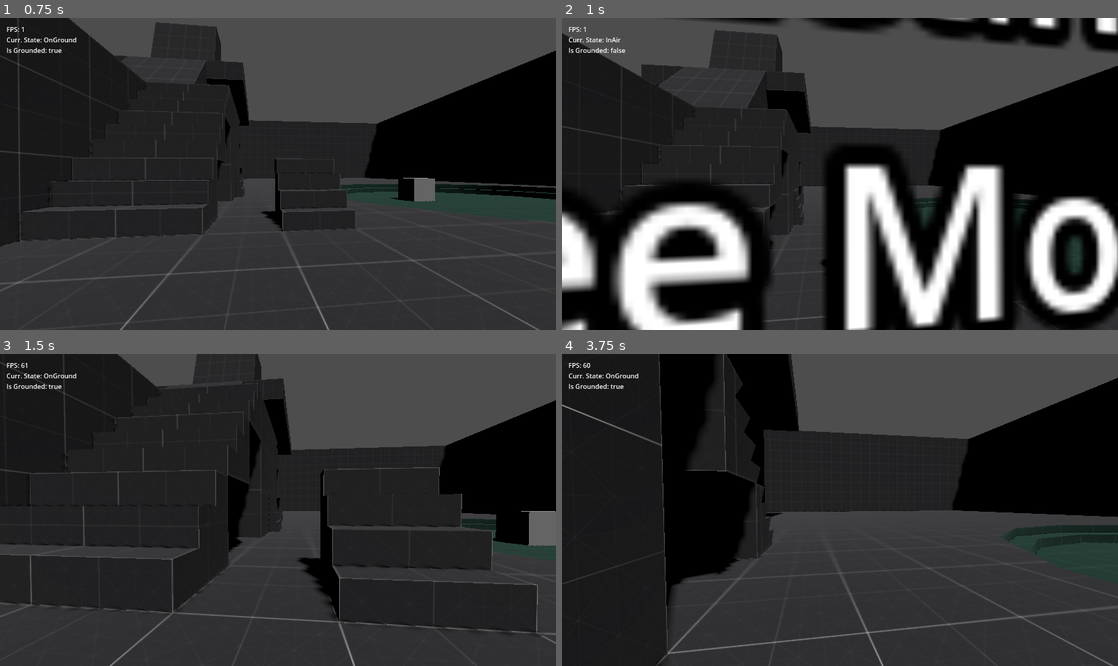
Above: before the commit, frames 1-4 (two rows, left to right).
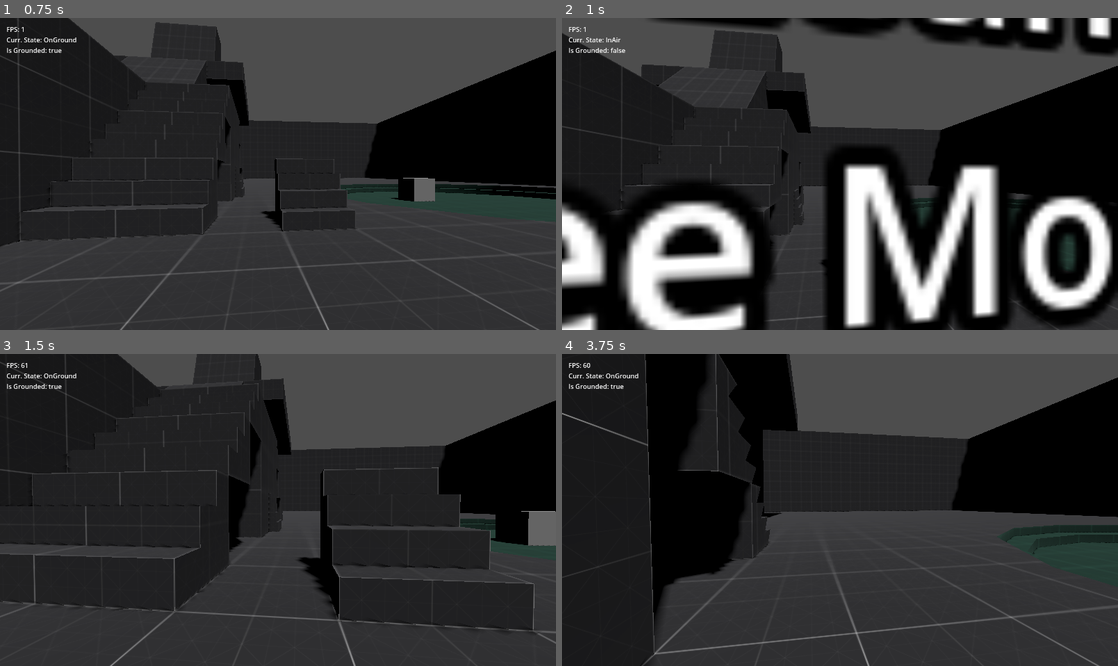
Above: after the commit, the same moments.

Repository: newengland-neighbor/data-driven-fp-controller
Game: Godot game, scene res://environments/prototyping_room/prototyping_room.tscn
Two runs of this game, one before a commit and one after it. Both use one fixed random seed, a clock stepped at 60 frames per second and the inputs below.
Inputs (mouse positions are in pixels of both pictures, inside the frame that each line leads up to):
- Up to frame 1 (0.75 s): tap Enter at 0.5 s; move the mouse to (305, 174) at 0.52 s; hold W (move_forward) from 0.53 s (still down); hold C (crouch) from 0.53 s (still down)
- Up to frame 2 (1 s): keep holding W (move_forward); keep holding C (crouch); tap Space (jump) at 0.77 s
- Up to frame 3 (1.5 s): keep holding W (move_forward); move the mouse to (250, 510) at 1.27 s; release C (crouch) at 1.28 s; tap Shift (sprint) at 1.35 s
- Up to frame 4 (3.75 s): keep holding W (move_forward); tap Space (jump) at 1.52, 3.02 s; move the mouse to (851, 503) at 2.02 s; hold C (crouch) 2.03-2.78 s; move the mouse to (834, 516) at 2.77 s; tap Shift (sprint) at 2.85 s; move the mouse to (878, 513) at 3.52 s; hold C (crouch) from 3.53 s (still down)

Frame 1 is identical in both runs. In frame 2, 19% of the frame differs, in the area x 0-100%, y 0-100%; in frame 3, 1.9%; in frame 4, 4.5%.

Commit message:
Update fp_in_air.gd
improved basic locomotion using a source-esque implementation.

Diff:
--- a/entities/player/states/fp_in_air.gd
+++ b/entities/player/states/fp_in_air.gd
@@ -7,7 +7,7 @@
 
 var character_body_ref : FPController
 
-var direction : Vector3 = Vector3.ZERO
+var lerped_velo : Vector3 = Vector3.ZERO
 var jumped : bool
 
 signal has_landed(fall_velocity:float,fall_threshold:float)
@@ -22,29 +22,30 @@
 func enter(_prev_state:int,_data:={}) -> void:
 	if !_data.is_empty():
 		var prev_velocity = _data["prev_velocity"]
-		direction = prev_velocity * Vector3(1.0, 0.0, 1.0)
+		lerped_velo = prev_velocity * Vector3(1.0, 0.0, 1.0)
 		if _prev_state != MoveStates.FROZEN and _data["has_jumped"]:
 			character_body_ref.velocity.y = jump_force
 			jumped = _data["has_jumped"]
 			has_jumped.emit()
 			request_sound.emit("jump")
 			# Send message to whatever sound system we'll use to play sounds made by the player.
-	else: direction = Vector3.ZERO
+	else: lerped_velo = Vector3.ZERO
 
 func handle_input(_event:InputEvent) -> void: pass
 func update(_delta:float) -> void: pass
 
 func physics_update(_delta:float) -> void:
-	direction = MathPlus.v3_exp_decay(
-		direction,
-		character_body_ref.get_desired_direction(),
-		MathPlus.DECAY,
-		_delta
-		)
+	var wish_dir : Vector3 = (
+		character_body_ref.get_desired_direction()
+		if character_body_ref.get_input() != Vector2.ZERO
+		else Vector3.ZERO )
 
-	if direction:
-		character_body_ref.velocity.x = direction.x * character_body_ref.get_total_speed()
-		character_body_ref.velocity.z = direction.z * character_body_ref.get_total_speed()
+	if character_body_ref.get_desired_direction().length() > 0:
+		lerped_velo = MathPlus.v3_exp_decay(lerped_velo,wish_dir,move_acceleration,_delta)
+	else: lerped_velo = MathPlus.v3_exp_decay(lerped_velo,wish_dir,move_drag,_delta)
+
+	character_body_ref.velocity.x = lerped_velo.x * character_body_ref.get_total_speed()
+	character_body_ref.velocity.z = lerped_velo.z * character_body_ref.get_total_speed()
 	character_body_ref.velocity.y += -9.8 * 3.0 * _delta
 	var downward_velocity : float = snappedf(character_body_ref.velocity.y,0.01)
 
@@ -57,7 +58,7 @@
 			print("fall threshold breached!")
 			has_landed.emit(downward_velocity,fall_threshold)
 			request_sound.emit("landing")
-		finished.emit(MoveStates.ON_GROUND,{"prev_velocity":direction})
+		finished.emit(MoveStates.ON_GROUND,{"prev_velocity":lerped_velo})
 
 func exit() -> void:
 	jumped = false
